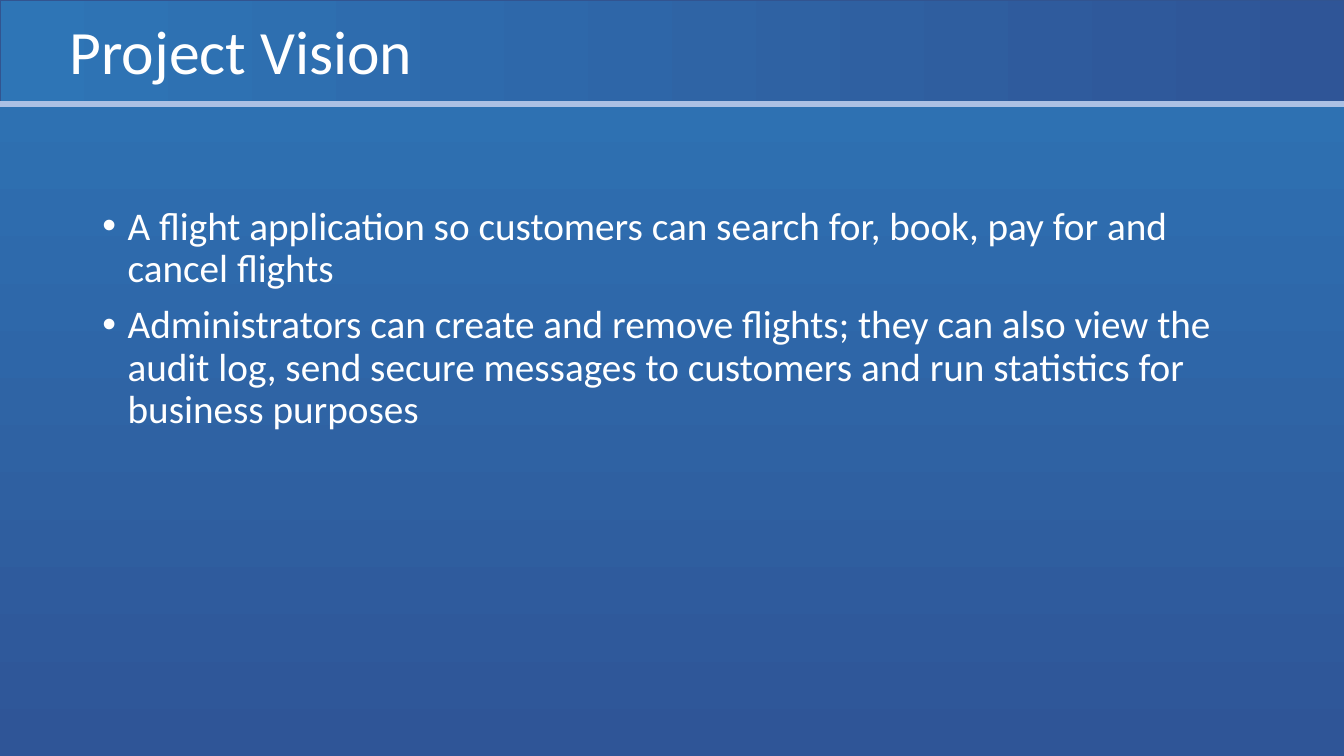
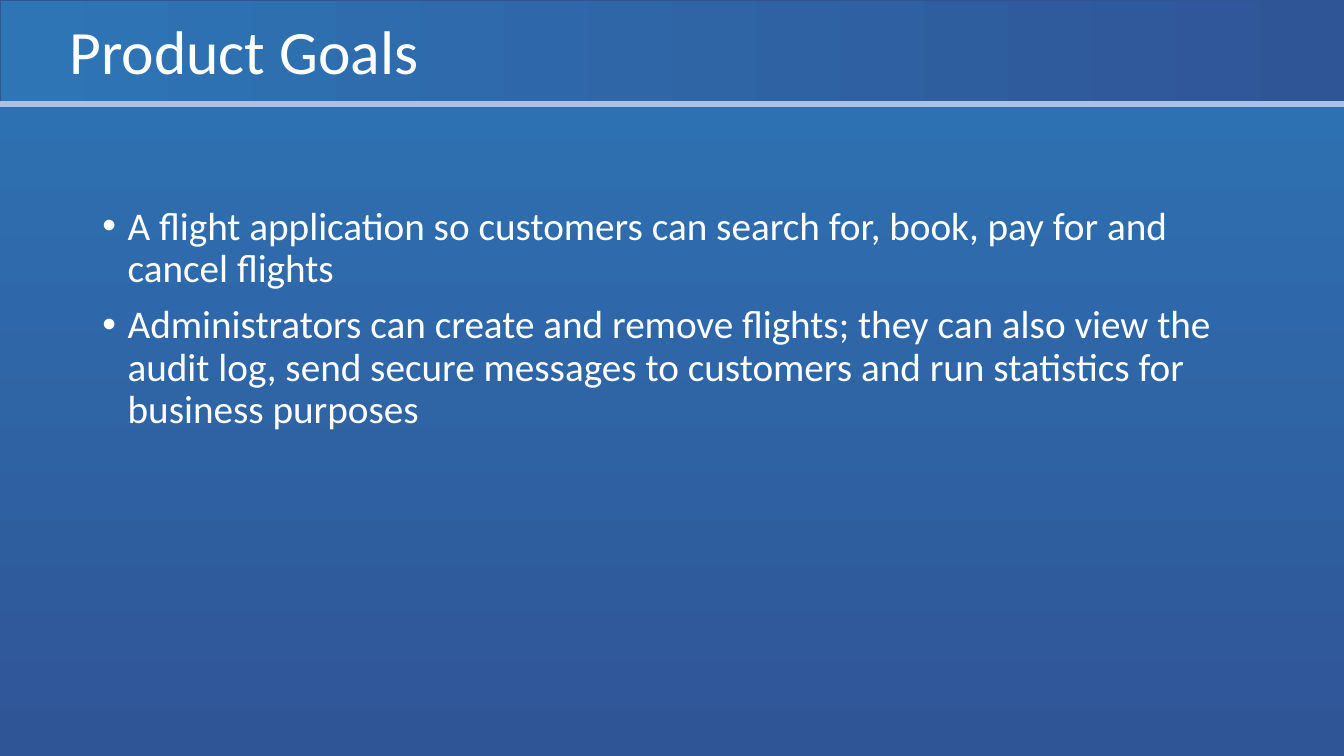
Before and after one commit to Eyo123/ISAD251REF, a slide deck: slide 2 of Documents/Presentations/PRCO204 Group Presentation 2.pptx. Drawn at 1344x756 pixels with LibreOffice and Linux fonts; fonts in the diff are those of the drawing. Boxes give left, top, right and bottom in pixels: in the first picture for what was removed or moved away, otherwise in the second. Text is boxed around its words. In the diff, an @@ line names an element or a change of style, - is before the commit and + after.

```diff
--- a/Documents/Presentations/PRCO204 Group Presentation 2.pptx
+++ b/Documents/Presentations/PRCO204 Group Presentation 2.pptx
@@ title at bbox=[70, 31, 418, 75]: text changed @@
-Project Vision
+Product Goals
```
Also in this commit, not shown: 1 other slide changed, 3 slides added, 4 slides removed.
